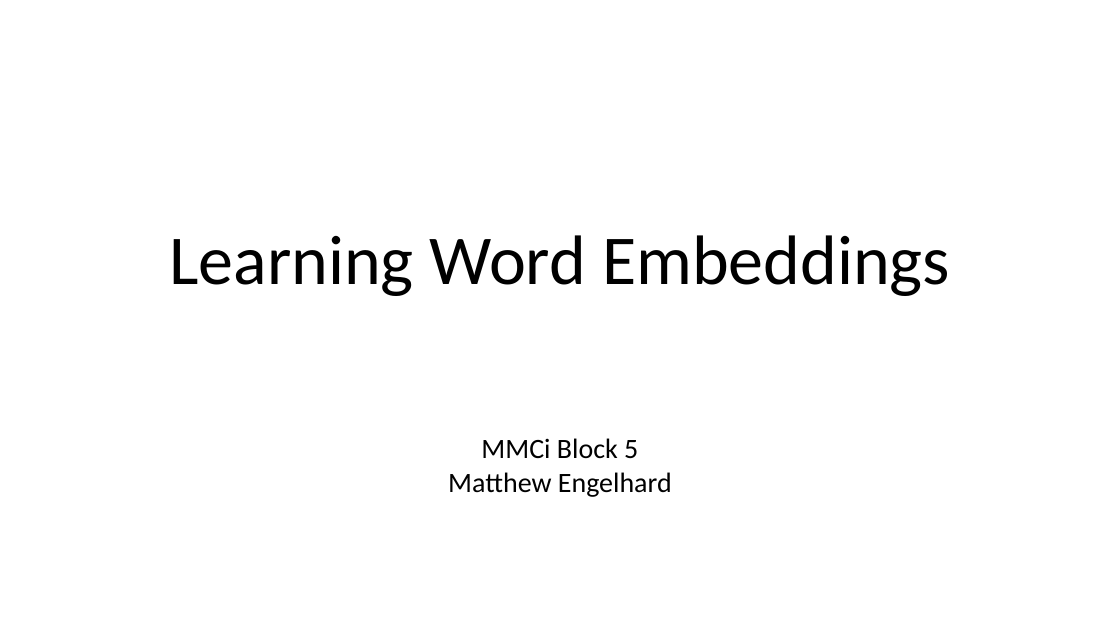
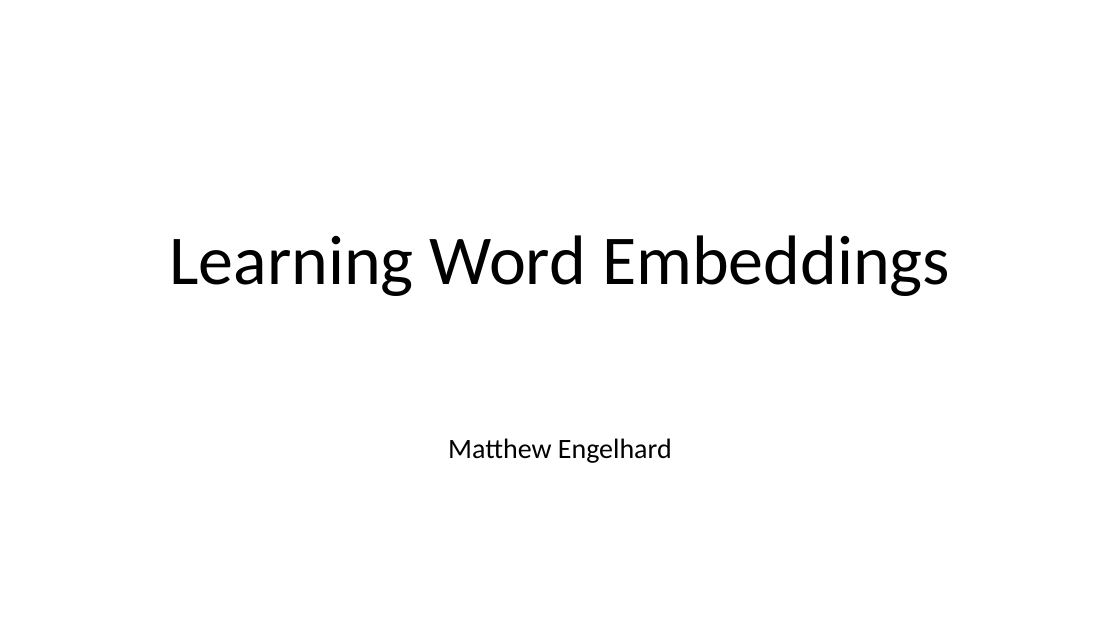
Before and after one commit to mengelhard/mmci_applied_ds, a slide deck: slide 1 of lectures/ll13.pptx. Drawn at 1120x630 pixels with LibreOffice and Linux fonts; fonts in the diff are those of the drawing. Boxes give left, top, right and bottom in pixels: in the first picture for what was removed or moved away, otherwise in the second. Text is boxed around its words. In the diff, an @@ line names an element or a change of style, - is before the commit and + after.

Commit message:
lectures update

```diff
--- a/lectures/ll13.pptx
+++ b/lectures/ll13.pptx
@@ subtitle at [481,438,638,458]: paragraph removed @@
-MMCi Block 5
```
Also in this commit, not shown: 5 other files.
